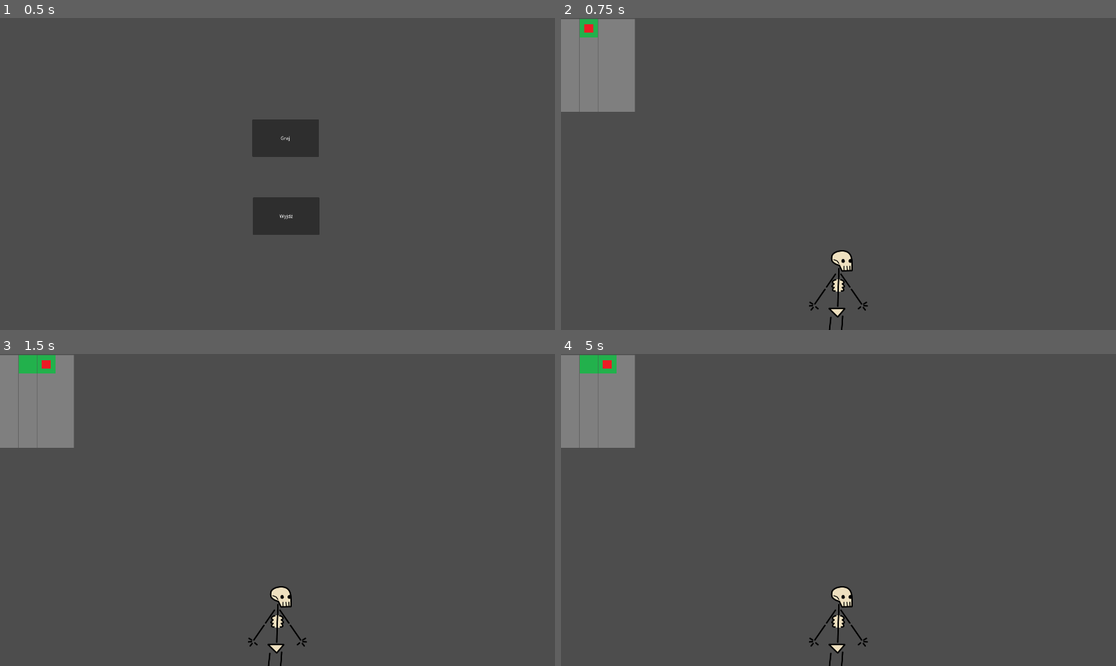
Above: before the commit, frames 1-4 (two rows, left to right).
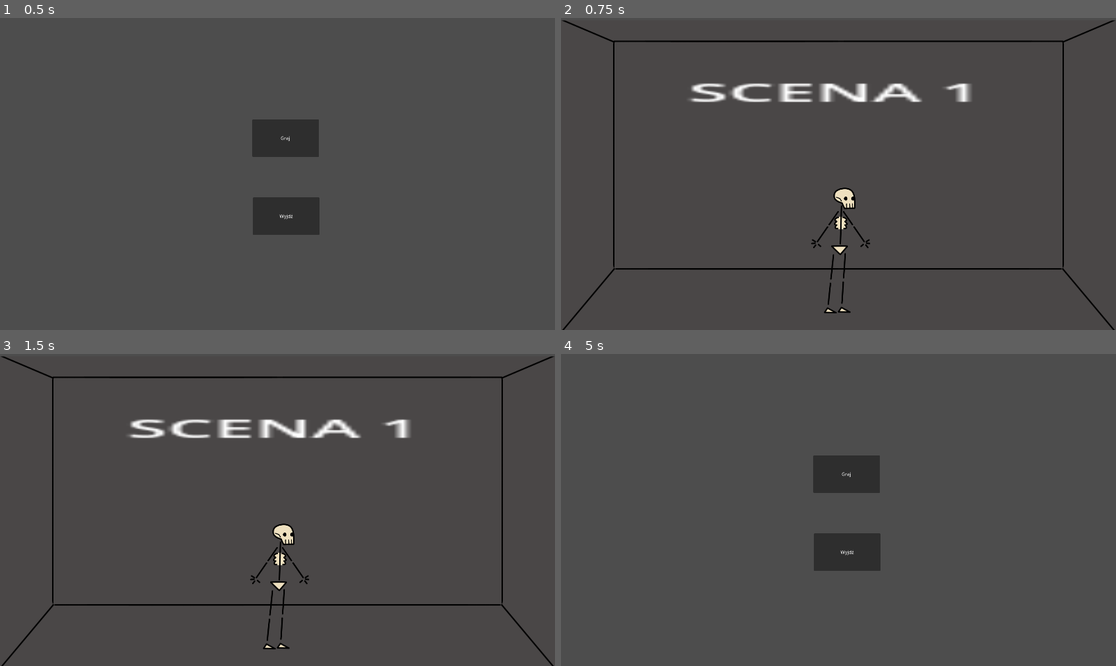
Above: after the commit, the same moments.

Repository: SonSku/CriticalFailureOr1Place
Game: Godot game, scene res://Scenes/intro.tscn
Same seed, same stepped clock (60 frames per second), same inputs: the game is played once before the commit and once after it. The engine's default icon, where the game draws it, is replaced by a stand-in: a white triangle on a blue panel in a dark square.
Inputs (mouse positions are in pixels of both pictures, inside the frame that each line leads up to):
- Up to frame 1 (0.5 s): no input
- Up to frame 2 (0.75 s): click "Graj" at 0.5 s
- Up to frame 3 (1.5 s): tap Enter at 1.25 s; move the mouse to (399, 494) at 1.27 s; hold D (move_right) from 1.28 s (still down); click (399, 494) at 1.35 s
- Up to frame 4 (5 s): release D (move_right) at 2 s; tap Space at 2, 3.5 s; drag from (727, 525) to (572, 363) at 2.02 s; tap Enter at 2.75, 4.25 s; move the mouse to (894, 441) at 2.77 s; hold D (move_right) 2.78-3.5 s; click (894, 441) at 2.85 s; drag from (810, 572) to (588, 363) at 3.52 s; move the mouse to (1005, 556) at 4.27 s; hold A (move_left) from 4.28 s (still down); click (1005, 556) at 4.35 s; tap Escape at 4.9 s

Frame 1 is identical in both runs. In frame 2, 8.0% of the frame differs, in the area x 0-100%, y 0-100%; in frame 3, 8.0%; in frame 4, 7.3%.
Error before the commit: Parse Error: Identifier "LoadingScene" not declared in the current scope. (res://Scripts/skeleton.gd:10)

Commit message:
working room change

Diff:
--- a/placeholder/Scenes/game.tscn
+++ b/placeholder/Scenes/game.tscn
@@ -1,23 +1,3 @@
-[gd_scene load_steps=4 format=3 uid="uid://dxafxfgh73apa"]
-
-[ext_resource type="PackedScene" uid="uid://ck6wme2v28727" path="res://Scenes/skeleton.tscn" id="1_q6oym"]
-[ext_resource type="PackedScene" uid="uid://4gfwhd0oqjeu" path="res://Scenes/one_line_puzzle.tscn" id="2_u2pbo"]
-
-[sub_resource type="WorldBoundaryShape2D" id="WorldBoundaryShape2D_ldjo2"]
-distance = -246.0
+[gd_scene format=3 uid="uid://dxafxfgh73apa"]
 
 [node name="Game" type="Node2D"]
-
-[node name="Skeleton" parent="." instance=ExtResource("1_q6oym")]
-position = Vector2(856, 800)
-
-[node name="Camera2D" type="Camera2D" parent="."]
-position = Vector2(960, 536)
-
-[node name="StaticBody2D" type="StaticBody2D" parent="."]
-position = Vector2(960, 776)
-
-[node name="CollisionShape2D" type="CollisionShape2D" parent="StaticBody2D"]
-shape = SubResource("WorldBoundaryShape2D_ldjo2")
-
-[node name="one_line_puzzle" parent="." instance=ExtResource("2_u2pbo")]
--- /dev/null
+++ b/placeholder/Scenes/room.tscn
@@ -0,0 +1,58 @@
+[gd_scene load_steps=7 format=3 uid="uid://d1s1ssaxa6wlb"]
+
+[ext_resource type="Script" path="res://Scripts/room.gd" id="1_uydfx"]
+[ext_resource type="Texture2D" uid="uid://cs4rrxu10pbjo" path="res://Assets/scene_placeholder.png" id="2_7jny7"]
+[ext_resource type="PackedScene" uid="uid://ck6wme2v28727" path="res://Scenes/skeleton.tscn" id="3_m0hga"]
+
+[sub_resource type="RectangleShape2D" id="RectangleShape2D_03eg7"]
+size = Vector2(197, 489)
+
+[sub_resource type="RectangleShape2D" id="RectangleShape2D_ntgiv"]
+size = Vector2(2.08903, 20.9596)
+
+[sub_resource type="WorldBoundaryShape2D" id="WorldBoundaryShape2D_h6qnh"]
+distance = -246.0
+
+[node name="room" type="Node2D"]
+script = ExtResource("1_uydfx")
+
+[node name="ScenePlaceholder" type="Sprite2D" parent="."]
+position = Vector2(960, 544)
+texture = ExtResource("2_7jny7")
+
+[node name="LeftDoor" type="Area2D" parent="."]
+
+[node name="CollisionShape2D" type="CollisionShape2D" parent="LeftDoor"]
+position = Vector2(104, 776)
+shape = SubResource("RectangleShape2D_03eg7")
+
+[node name="RightDoor" type="Area2D" parent="."]
+position = Vector2(1816, 776)
+scale = Vector2(91.9087, 23.2828)
+
+[node name="CollisionShape2D" type="CollisionShape2D" parent="RightDoor"]
+position = Vector2(0, 0.171799)
+shape = SubResource("RectangleShape2D_ntgiv")
+
+[node name="StaticBody2D" type="StaticBody2D" parent="."]
+position = Vector2(960, 792)
+
+[node name="CollisionShape2D" type="CollisionShape2D" parent="StaticBody2D"]
+shape = SubResource("WorldBoundaryShape2D_h6qnh")
+
+[node name="Skeleton" parent="." instance=ExtResource("3_m0hga")]
+position = Vector2(865, 584)
+
+[node name="Camera2D" type="Camera2D" parent="."]
+position = Vector2(960, 536)
+
+[node name="Label" type="Label" parent="."]
+offset_left = 440.0
+offset_top = 192.0
+offset_right = 480.0
+offset_bottom = 215.0
+scale = Vector2(15.7626, 5.22961)
+text = "SCENA 1"
+
+[connection signal="body_entered" from="LeftDoor" to="." method="_on_left_door_body_entered"]
+[connection signal="body_entered" from="RightDoor" to="." method="_on_right_door_body_entered"]
--- /dev/null
+++ b/placeholder/Scenes/room2.tscn
@@ -0,0 +1,58 @@
+[gd_scene load_steps=7 format=3 uid="uid://ccxrbova5m64h"]
+
+[ext_resource type="Script" path="res://Scripts/room.gd" id="1_h062d"]
+[ext_resource type="Texture2D" uid="uid://cs4rrxu10pbjo" path="res://Assets/scene_placeholder.png" id="2_s471v"]
+[ext_resource type="PackedScene" uid="uid://ck6wme2v28727" path="res://Scenes/skeleton.tscn" id="3_btc07"]
+
+[sub_resource type="RectangleShape2D" id="RectangleShape2D_03eg7"]
+size = Vector2(197, 489)
+
+[sub_resource type="RectangleShape2D" id="RectangleShape2D_ntgiv"]
+size = Vector2(2.08903, 20.9596)
+
+[sub_resource type="WorldBoundaryShape2D" id="WorldBoundaryShape2D_v5osc"]
+distance = -246.0
+
+[node name="room" type="Node2D"]
+script = ExtResource("1_h062d")
+
+[node name="ScenePlaceholder" type="Sprite2D" parent="."]
+position = Vector2(960, 544)
+texture = ExtResource("2_s471v")
+
+[node name="LeftDoor" type="Area2D" parent="."]
+
+[node name="CollisionShape2D" type="CollisionShape2D" parent="LeftDoor"]
+position = Vector2(104, 776)
+shape = SubResource("RectangleShape2D_03eg7")
+
+[node name="RightDoor" type="Area2D" parent="."]
+position = Vector2(1816, 776)
+scale = Vector2(91.9087, 23.2828)
+
+[node name="CollisionShape2D" type="CollisionShape2D" parent="RightDoor"]
+position = Vector2(0, 0.171799)
+shape = SubResource("RectangleShape2D_ntgiv")
+
+[node name="StaticBody2D" type="StaticBody2D" parent="."]
+position = Vector2(960, 792)
+
+[node name="CollisionShape2D" type="CollisionShape2D" parent="StaticBody2D"]
+shape = SubResource("WorldBoundaryShape2D_v5osc")
+
+[node name="Skeleton" parent="." instance=ExtResource("3_btc07")]
+position = Vector2(848, 584)
+
+[node name="Camera2D" type="Camera2D" parent="."]
+position = Vector2(960, 536)
+
+[node name="Label" type="Label" parent="."]
+offset_left = 360.0
+offset_top = 224.0
+offset_right = 425.0
+offset_bottom = 247.0
+scale = Vector2(18.1325, 3.82042)
+text = "SCENA 2"
+
+[connection signal="body_entered" from="LeftDoor" to="." method="_on_left_door_body_entered"]
+[connection signal="body_entered" from="RightDoor" to="." method="_on_right_door_body_entered"]
--- a/placeholder/Scripts/intro.gd
+++ b/placeholder/Scripts/intro.gd
@@ -3,7 +3,7 @@
 
 
 func _on_button_pressed() -> void:
-	get_tree().change_scene_to_file("res://Scenes/game.tscn")
+	get_tree().change_scene_to_file("res://Scenes/room.tscn")
 
 
 
--- /dev/null
+++ b/placeholder/Scripts/room.gd
@@ -0,0 +1,31 @@
+extends Node2D
+
+@onready var skeleton: CharacterBody2D = $Skeleton
+
+# Called when the node enters the scene tree for the first time.
+func _ready() -> void:
+	pass # Replace with function body.
+
+
+# Called every frame. 'delta' is the elapsed time since the previous frame.
+func _process(delta: float) -> void:
+	pass
+
+
+func _on_left_door_body_entered(body: Node2D) -> void:
+	if body.name == "Skeleton":
+		var state = {
+			"position": skeleton.position
+		}
+		state["position"].x += 1328
+		LoadingScene.save_state("skelet", state)
+		get_tree().change_scene_to_file("res://Scenes/room2.tscn")
+
+func _on_right_door_body_entered(body: Node2D) -> void:
+	if body.name == "Skeleton":
+		var state = {
+			"position": skeleton.position
+		}
+		state["position"].x -= 1328
+		LoadingScene.save_state("skelet", state)
+		get_tree().change_scene_to_file("res://Scenes/room.tscn")
--- a/placeholder/Scripts/skeleton.gd
+++ b/placeholder/Scripts/skeleton.gd
@@ -1,6 +1,6 @@
 extends CharacterBody2D
 
-const SPEED = 300.0
+const SPEED = 900.0
 const JUMP_VELOCITY = -400.0
 const skelet_id = 'skelet_id'
 const SKELETON = preload("res://Scenes/skeleton.tscn")
--- a/placeholder/project.godot
+++ b/placeholder/project.godot
@@ -17,6 +17,7 @@
 
 [autoload]
 
+LoadingScene="*res://Scripts/loading_scene.gd"
 Inventory="*res://Scripts/Equipment.gd"
 DraggingController="*res://Scripts/DraggingItemController.gd"
 
@@ -24,11 +25,6 @@
 
 window/size/viewport_width=1920
 window/size/viewport_height=1080
-window/size/mode=3
-
-[global_group]
-
-item_drop_zone="Drop zone for"
 
 [input]
 
@@ -52,11 +48,6 @@
 "events": [Object(InputEventKey,"resource_local_to_scene":false,"resource_name":"","device":-1,"window_id":0,"alt_press …(192 unchanged characters)…
 ]
 }
-left_mouse_button_click={
-"deadzone": 0.5,
-"events": [Object(InputEventMouseButton,"resource_local_to_scene":false,"resource_name":"","device":-1,"window_id":0,"alt_pressed":false,"shift_pressed":false,"ctrl_pressed":false,"meta_pressed":false,"button_mask":0,"position":Vector2(0, 0),"global_position":Vector2(0, 0),"factor":1.0,"button_index":1,"canceled":false,"pressed":false,"double_click":false,"script":null)
-]
-}
 
 [rendering]
 
